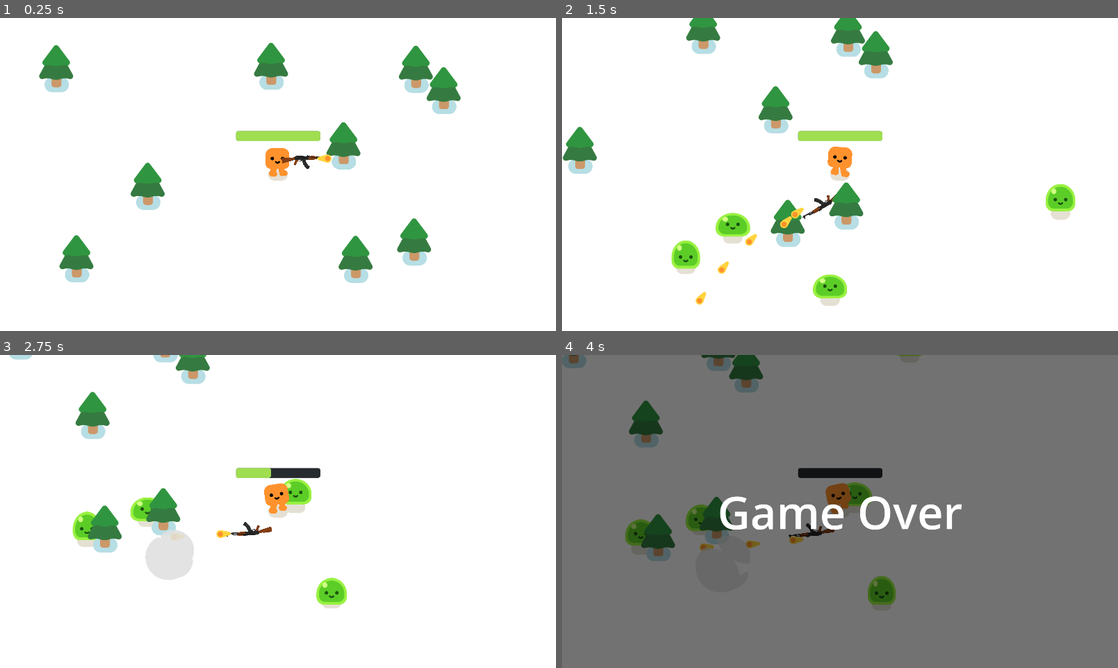
Above: before the commit, frames 1-4 (two rows, left to right).
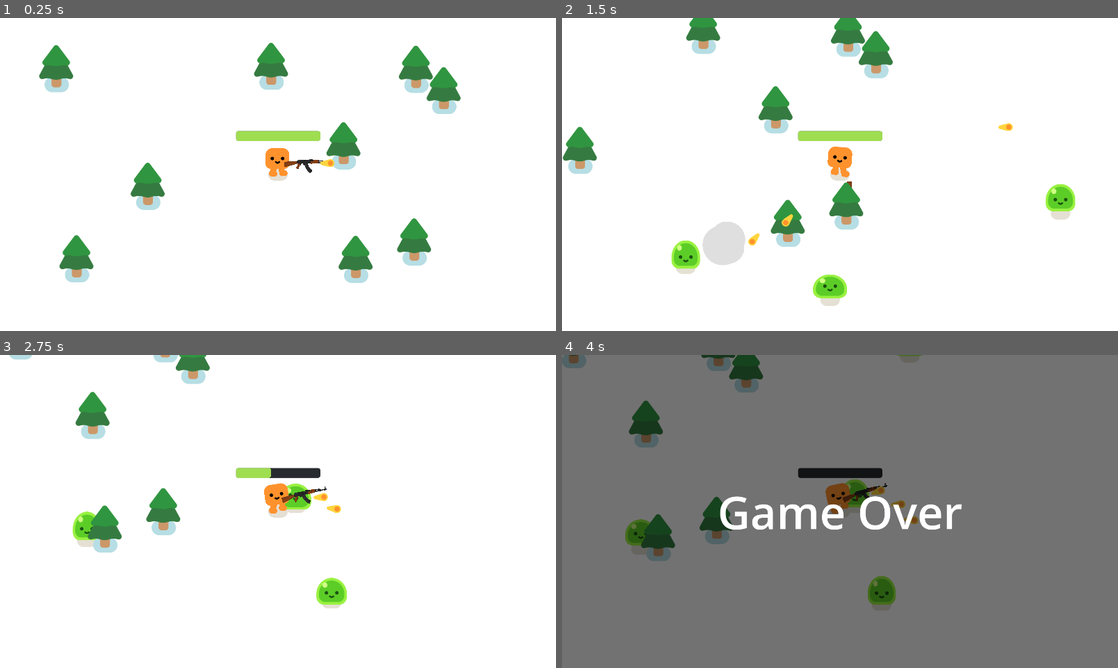
Above: after the commit, the same moments.

Repository: monkeytickler812/Final-Project
Game: Godot game, scene res://survivors_game.tscn
Two runs of this game, one before a commit and one after it. Both use one fixed random seed, a clock stepped at 60 frames per second and the inputs below.
Inputs:
- Up to frame 1 (0.25 s): no input
- Up to frame 2 (1.5 s): hold D (move_right) 0.53-1.28 s; hold S (move_down) from 1.28 s (still down)
- Up to frame 3 (2.75 s): release S (move_down) at 2.03 s; hold D (move_right) from 2.03 s (still down)
- Up to frame 4 (4 s): release D (move_right) at 2.78 s; hold W (move_up) 2.78-3.53 s; tap Enter at 3.5 s; hold A (move_left) from 3.53 s (still down)

The runs differ from the first frame. In frame 1, 0.3% of the frame differs, in the area x 50-61%, y 43-50%; in frame 2, 1.4%; in frame 3, 2.0%, in the area x 23-62%, y 39-72%; in frame 4, 0.8%.

Commit message:
fixed shooting

Diff:
--- a/Vampire Survivors/gun.tscn
+++ b/Vampire Survivors/gun.tscn
@@ -17,13 +17,13 @@
 [node name="WeaponPivot" type="Marker2D" parent="."]
 
 [node name="Pistol" type="Sprite2D" parent="WeaponPivot"]
-position = Vector2(95.375, -59.25)
+position = Vector2(98, -40)
 scale = Vector2(0.190674, 0.190755)
 texture = ExtResource("2_nxsvr")
 
 [node name="ShootingPoint" type="Marker2D" parent="WeaponPivot/Pistol"]
 unique_name_in_owner = true
-position = Vector2(260.261, -9.17407)
+position = Vector2(267.472, 5.24233)
 
 [node name="Timer" type="Timer" parent="."]
 wait_time = 0.1
--- a/Vampire Survivors/player.tscn
+++ b/Vampire Survivors/player.tscn
@@ -34,7 +34,6 @@
 shape = SubResource("CircleShape2D_53uc8")
 
 [node name="Gun" parent="." instance=ExtResource("3_s410u")]
-position = Vector2(-6, 6)
 
 [node name="HurtBox" type="Area2D" parent="."]
 unique_name_in_owner = true
